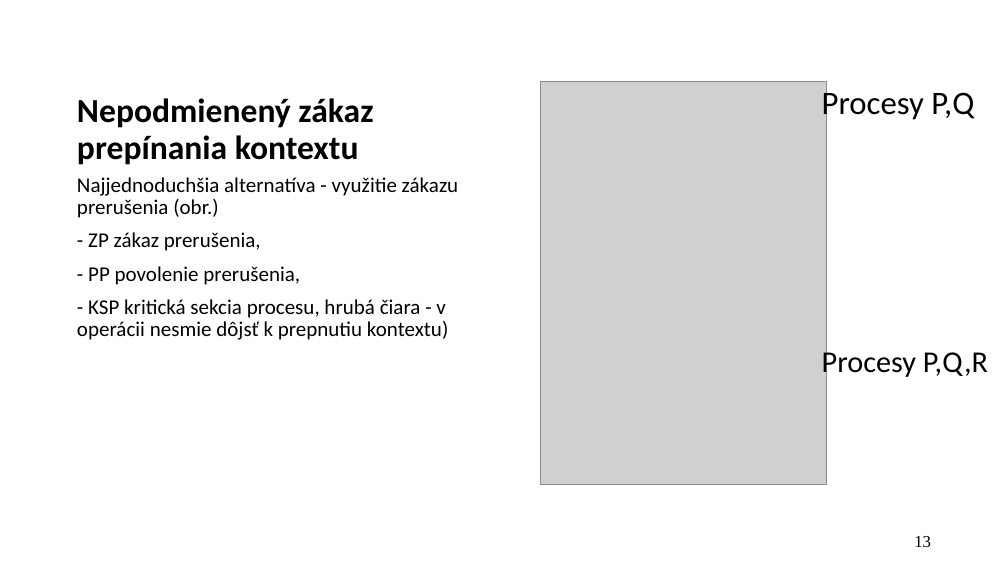
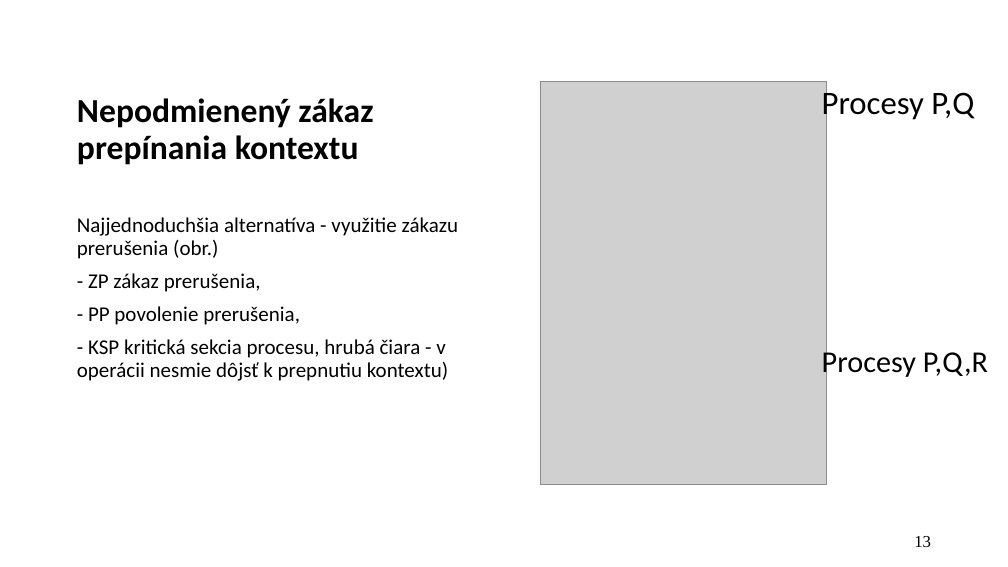
Before and after one commit to jb23lm87/OS-prednasky, a slide deck: slide 13 of OS 2 Úvod do paralélnych procesov a synchronizácie.pptx. Drawn at 1008x567 pixels with LibreOffice and Linux fonts; fonts in the diff are those of the drawing; grey boxes stand for pictures. Boxes give left, top, right and bottom in pixels: in the first picture for what was removed or moved away, otherwise in the second. Text is boxed around its words. In the diff, an @@ line names an element or a change of style, - is before the commit and + after.

```diff
--- a/OS 2 Úvod do paralélnych procesov a synchronizácie.pptx
+++ b/OS 2 Úvod do paralélnych procesov a synchronizácie.pptx
@@ text "Najjednoduchšia alternatíva - využitie zákazu ...": place and size @@
-text "Najjednoduchšia alternatíva - využitie zákazu ..." at [77,177,459,340]
+text "Najjednoduchšia alternatíva - využitie zákazu ..." at [77,217,459,381]
```
Also in this commit, not shown: 13 other slides changed, 7 slides added, 8 slides removed.
